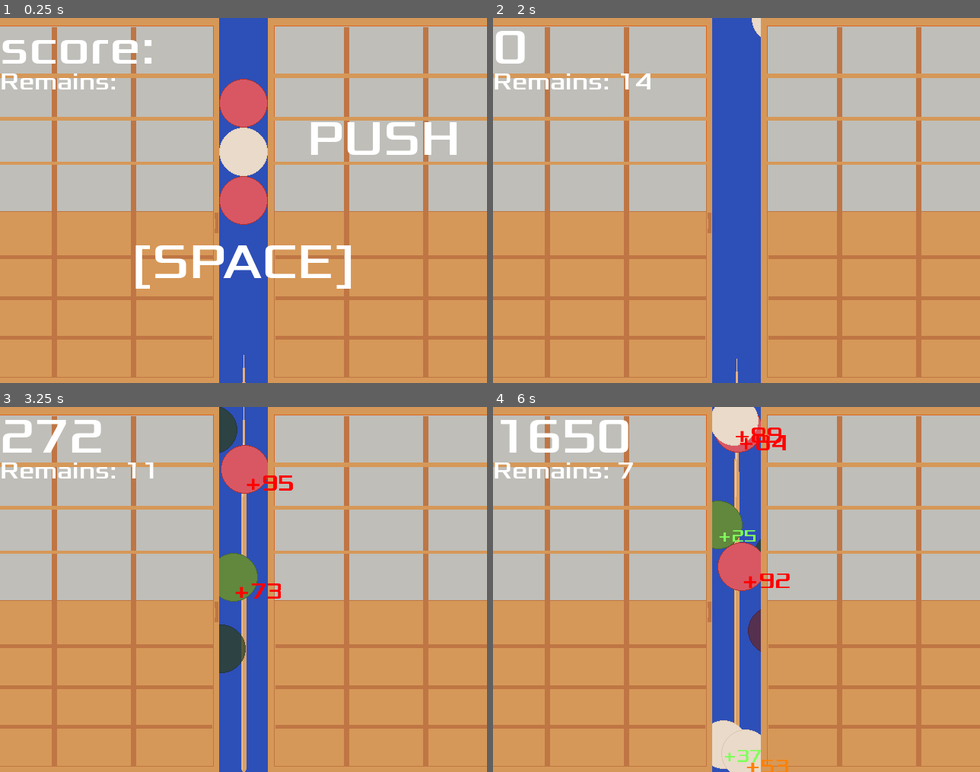
Above: before the commit, frames 1-4 (two rows, left to right).
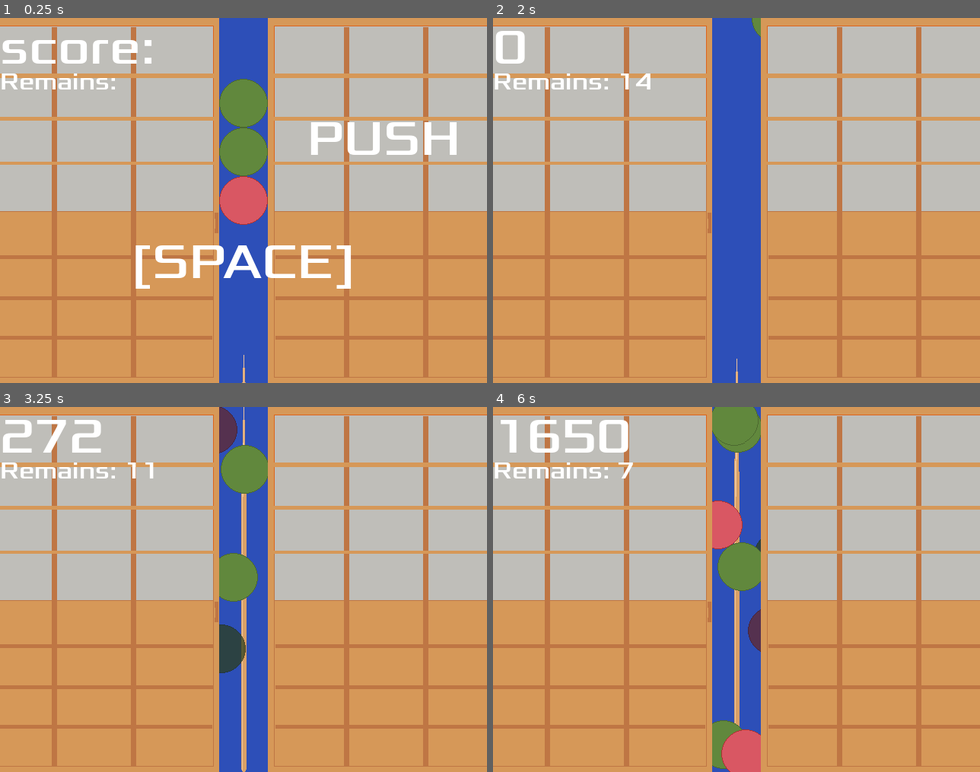
Above: after the commit, the same moments.

Repository: zundouz/ldjam54_odango
Game: Godot game, scene res://main.tscn
Same seed, same stepped clock (60 frames per second), same inputs: the game is played once before the commit and once after it.
Inputs (mouse positions are in pixels of both pictures, inside the frame that each line leads up to):
- Up to frame 1 (0.25 s): no input
- Up to frame 2 (2 s): tap Space (space) at 0.5 s; move the mouse to (843, 182) at 0.52 s; hold Up (move_up) 0.53-1.28 s; tap Enter (enter) at 0.6, 1.35 s; move the mouse to (639, 218) at 1.27 s
- Up to frame 3 (3.25 s): tap Space (space) at 2, 2.85 s; move the mouse to (292, 509) at 2.02 s; hold Up (move_up) from 2.03 s (still down); click (292, 509) at 2.1 s; tap Enter (enter) at 2.3, 3.05 s; move the mouse to (219, 662) at 2.77 s
- Up to frame 4 (6 s): move the mouse to (882, 644) at 3.52 s; release Up (move_up) at 3.53 s; tap W (w_key) at 3.6 s; tap Enter (enter) at 3.8, 4.35, 5.1 s; move the mouse to (590, 534) at 4.27 s; move the mouse to (760, 589) at 5.02 s; move the mouse to (663, 498) at 5.77 s; hold Up (move_up) from 5.78 s (still down); click (663, 498) at 5.85 s

The runs differ from the first frame. In frame 1, 2.1% of the frame differs, in the area x 45-55%, y 16-44%; in frame 2, less than 0.1%; in frame 3, 1.7%; in frame 4, 4.4%, in the area x 45-61%, y 0-100%.
Error after the commit: Cannot call method 'instantiate' on a null value. (res://odango.gd:94)

Commit message:
refactor: ボーナス団子に向けて下地を作る

Diff:
--- a/center_bonus_label.tscn
+++ b/center_bonus_label.tscn
@@ -1,9 +1,15 @@
-[gd_scene load_steps=3 format=3 uid="uid://d2l3r7k2i14wt"]
+[gd_scene load_steps=5 format=3 uid="uid://d2l3r7k2i14wt"]
 
+[ext_resource type="Shader" path="res://center_bonus_label.gdshader" id="1_1s4yl"]
 [ext_resource type="FontFile" uid="uid://b3xpof4xnv77c" path="res://fonts/Xolonium-Regular.ttf" id="2_8qvs0"]
 [ext_resource type="Script" path="res://CenterBonus.gd" id="3_36jg5"]
 
+[sub_resource type="ShaderMaterial" id="ShaderMaterial_gitf7"]
+render_priority = 0
+shader = ExtResource("1_1s4yl")
+
 [node name="CenterBonus" type="Label"]
+material = SubResource("ShaderMaterial_gitf7")
 offset_right = 40.0
 offset_bottom = 23.0
 theme_override_colors/font_color = Color(1, 1, 0.72549, 1)
--- a/odango.gd
+++ b/odango.gd
@@ -14,16 +14,26 @@
 
 var shot_hit_judge_val : int = 36
 
+enum odango_type_enum { RED, WHITE, GREEN, BONUS }
+var odango_type : odango_type_enum
+
 # Called when the node enters the scene tree for the first time.
 func _ready():
 	# TODO: 乱数で色変更
-	var rand_int : int = randi_range(0, 2)
-	if rand_int == 0:
+	var rand_int : int = randi_range(0, 100)
+	if rand_int >= 0 and rand_int < 33:
 		$AnimatedSprite2D.set_animation("default")
-	elif rand_int == 1:
+		odango_type = odango_type_enum.RED
+	elif rand_int <= 33 and rand_int < 66:
 		$AnimatedSprite2D.set_animation("white")
+		odango_type = odango_type_enum.WHITE
+	elif rand_int <= 66 and rand_int < 100:
+		$AnimatedSprite2D.set_animation("green")
+		odango_type = odango_type_enum.GREEN
 	else:
+		# TODO: ここにゴールド
 		$AnimatedSprite2D.set_animation("green")
+		odango_type = odango_type_enum.BONUS
 
 	$AnimatedSprite2D.play()
 
